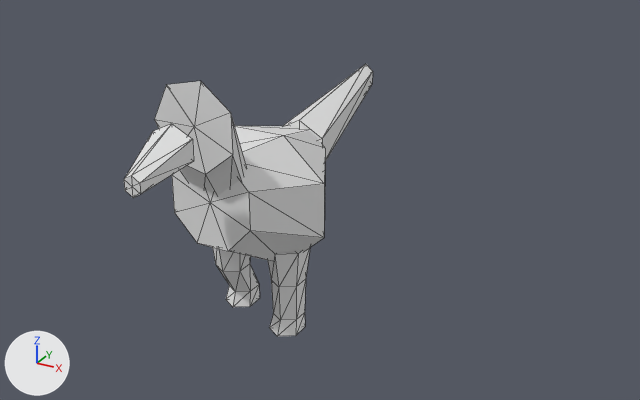
Renders of the OBJ model data/animals/pombo/walk/0.obj from each side of a commit.
Camera for both pictures: a 50 mm camera at (0.567, -0.868, 0.626) aimed at (0.057, 0.059, 0.162). The axes (+X, +Y, +Z) are drawn at lower left. The lights are the same throughout. The older version comes first. Mesh edges are drawn as thin lines. Where no turn or scale is listed for an object, it has been applied to the vertices.

The first picture shows 'pombo_walk_0'.
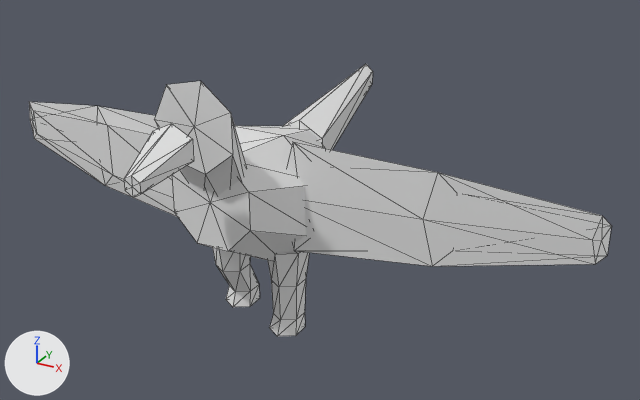
Where the change shows, as pixel boxes [x1, y1, x2, y2] in the pictures (640 x 400 px):
'pombo_walk_0', reshaped (133% wider)
    before: [124, 64, 373, 336]
    after: [29, 64, 611, 336]
part 1 of me_pombo_walk_0, added
    after: [29, 102, 178, 217]
part 2 of me_pombo_walk_0, added
    after: [287, 142, 611, 266]

The change, as a diff of the scene's bpy script:
```diff
--- a/data/animals/pombo/walk/0.obj.py
+++ b/data/animals/pombo/walk/0.obj.py
@@ me_pombo_walk_0 @@
 # used by ob_pombo_walk_0; location = (0.0, 0.0, 0.0)
-me_pombo_walk_0.from_pydata(...)  # 122 vertices, 220 faces; spans x -0.096..0.096, y -0.232..0.306, z 0.0..0.362
+me_pombo_walk_0.from_pydata(...)  # 156 vertices, 280 faces; spans x -0.428..0.426, y -0.232..0.306, z 0.0..0.362
+# me_pombo_walk_0 part 1: a new loose piece of 17 vertices spanning x -0.428..-0.057, y -0.03..0.036, z 0.13..0.272
+# me_pombo_walk_0 part 2: a new loose piece of 17 vertices spanning x 0.052..0.426, y -0.031..0.036, z 0.13..0.272
```
